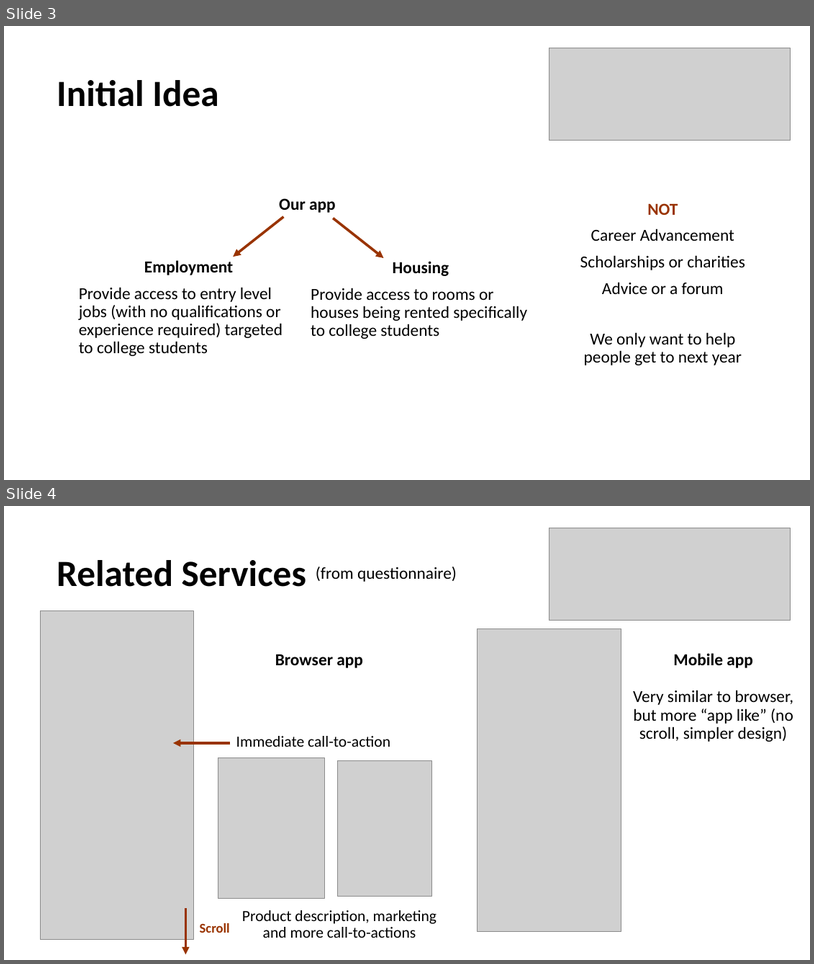
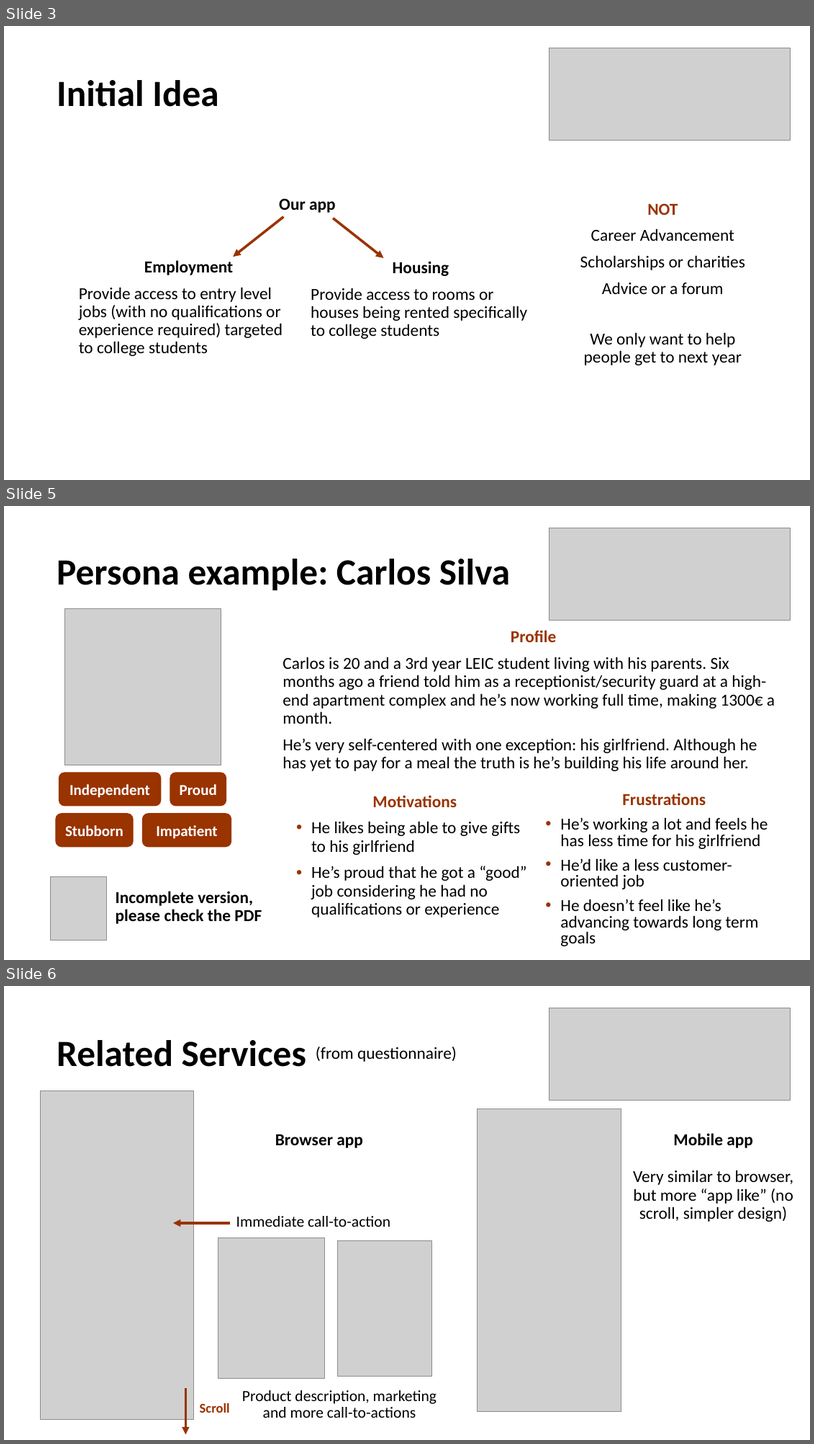
Before and after one commit to guilhermewastaken/HCI, a slide deck: IPC.pptx. Shown one above the other, each under a label of ours: slides 3 and 4 before the commit, slides 3, 5 and 6 after it; the slides between them are not shown. The pictures are 814x964 and 814x1444 pixels, drawn with LibreOffice and Linux fonts; fonts in the diff are those of the drawing; grey boxes stand for pictures. Boxes give left, top, right and bottom in pixels: in the first picture for what was removed or moved away, otherwise in the second. Text is boxed around its words. In the diff, an @@ line names an element or a change of style, - is before the commit and + after.

Commit message:
Presentation Update
Added personas slide

```diff
--- a/IPC.pptx
+++ b/IPC.pptx
@@ slide 5 added at (4,506,810,960), background #FFFFFF @@
@@ picture added at (550,528,790,620) @@
@@ text added at (57,559,510,590), 44 pt, text #000000, bold @@
+Persona example: Carlos Silva
@@ text added at (283,630,775,771), 20 pt, text #000000 @@
+Profile
+Carlos is 20 and a 3rd year LEIC student living with his parents. Six months ago a friend told him as a receptionist/security guard at a high-end apartment complex and he’s now working full time, making 1300€ a month.
+He’s very self-centered with one exception: his girlfriend. Although he has yet to pay for a meal the truth is he’s building his life around her.
@@ text added at (311,795,527,917), 20 pt, text #000000 @@
+Motivations
+• He likes being able to give gifts to his girlfriend
+• He’s proud that he got a “good” job considering he had no qualifications or experience
@@ text added at (561,793,769,946), 20 pt, text #000000 @@
+Frustrations
+• He’s working a lot and feels he has less time for his girlfriend
+• He’d like a less customer-oriented job
+• He doesn’t feel like he’s advancing towards long term goals
@@ group added at (56,609,232,847): 4 rounded rectangles, 1 picture @@
+Proud
+Independent
+Stubborn
+Impatient
@@ picture added at (51,876,106,939) @@
@@ text added at (116,890,262,924), 20 pt, text #000000, bold @@
+Incomplete version, please check the PDF
@@ what was slide 4 is now slide 6 @@
```
Also in this commit, not shown: 1 other slide added, 1 slide removed.
